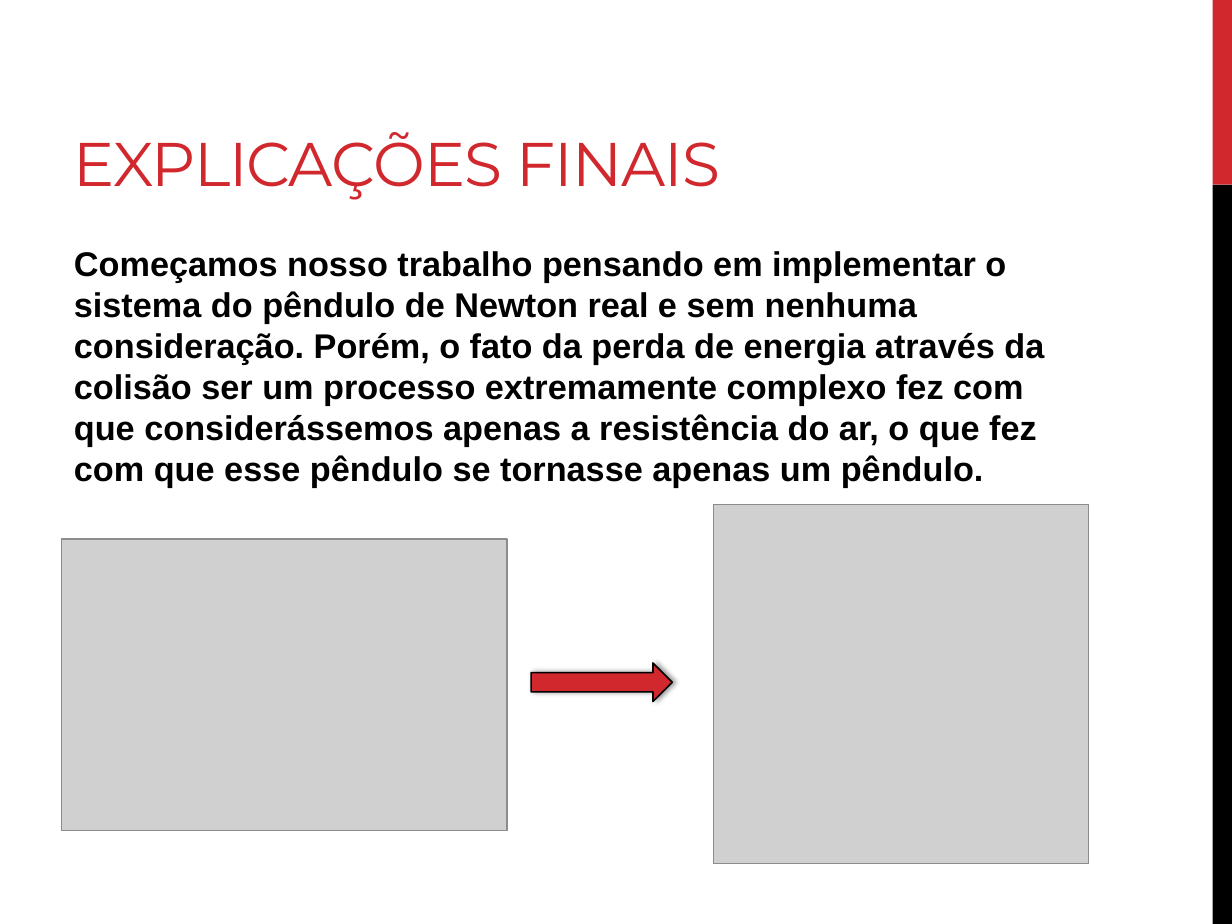
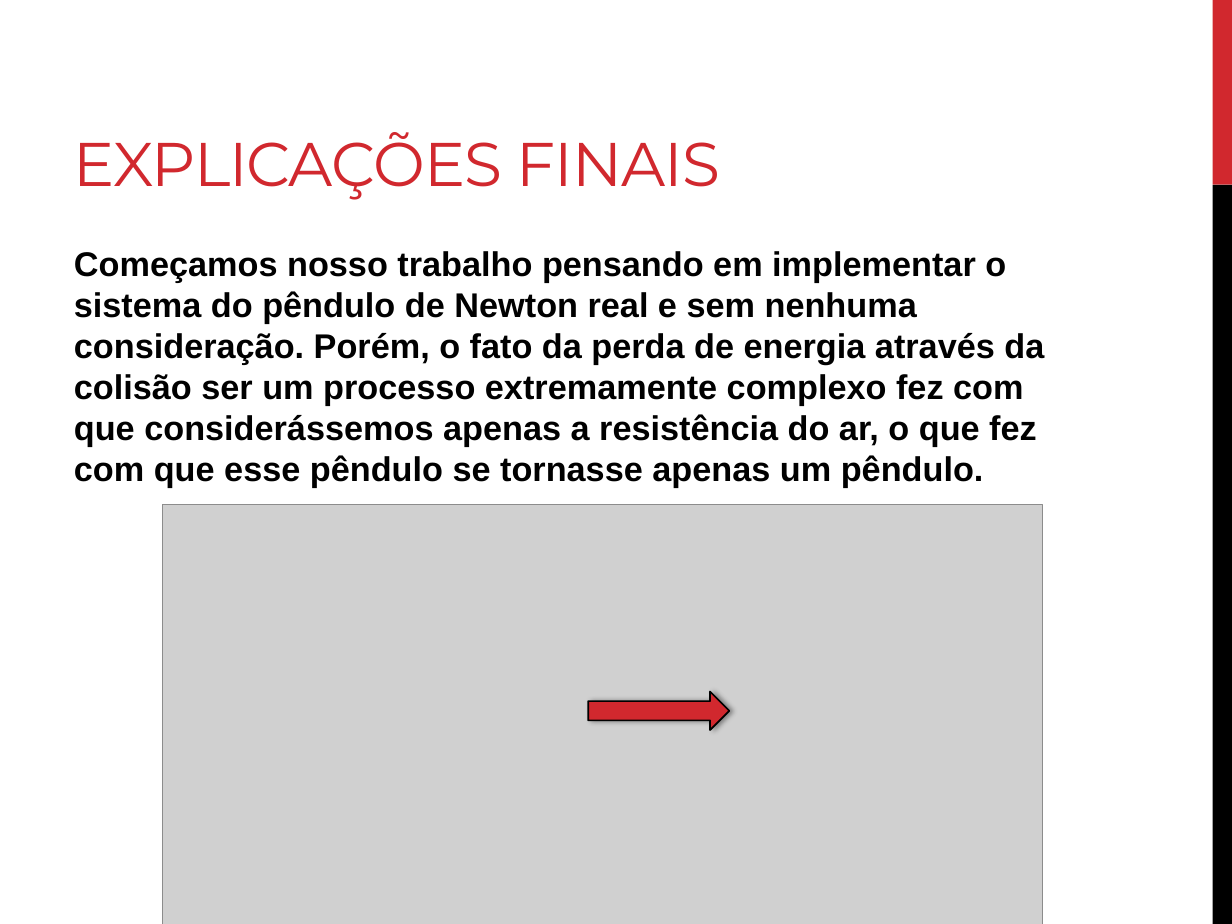
Before and after one commit to thegentil/Projeto_ModSim, a slide deck: slide 13 of Apresentação Final.pptx. Drawn at 1232x924 pixels with LibreOffice and Linux fonts; fonts in the diff are those of the drawing; grey boxes stand for pictures. Boxes give left, top, right and bottom in pixels: in the first picture for what was removed or moved away, otherwise in the second. Text is boxed around its words. In the diff, an @@ line names an element or a change of style, - is before the commit and + after.

```diff
--- a/Apresentação Final.pptx
+++ b/Apresentação Final.pptx
@@ picture added at (163, 505, 1042, 924) @@
@@ picture removed at (713, 505, 1088, 864) @@
@@ picture removed at (62, 540, 508, 832) @@
@@ right arrow: place and size @@
-right arrow at (531, 663, 673, 701)
+right arrow at (588, 691, 729, 729)
```
Also in this commit, not shown: 2 other slides changed.
